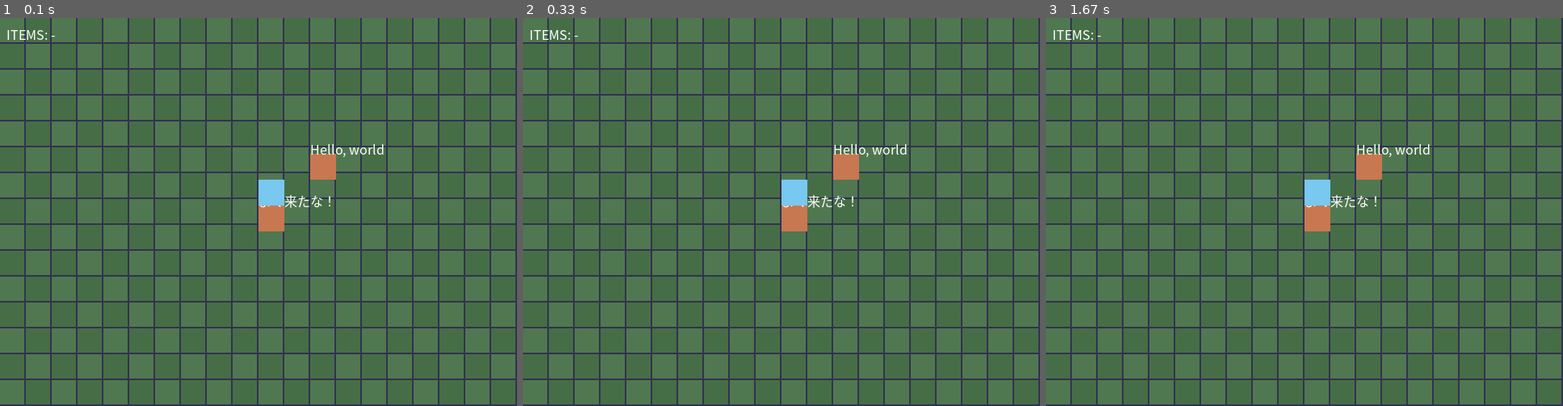
Above: before the commit, frames 1-3 (left to right).
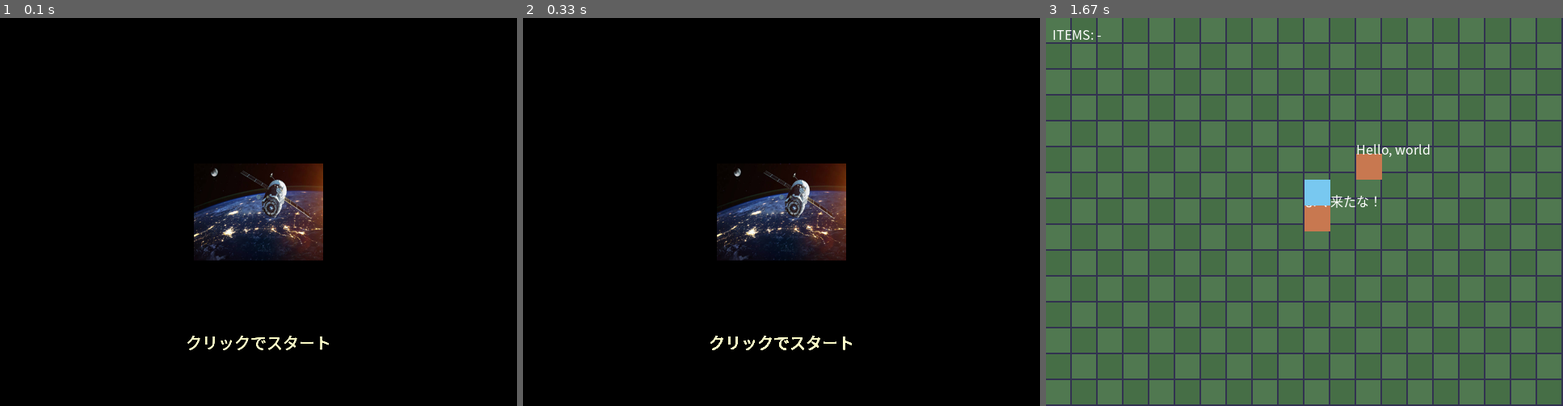
Above: after the commit, the same moments.

Repository: pantsman-jp/PBL_Game
Game: pygame game, started from main.py
Same seed, same stepped clock (60 frames per second), same inputs: the game is played once before the commit and once after it.
Inputs (mouse positions are in pixels of both pictures, inside the frame that each line leads up to):
- Up to frame 1 (0.1 s): no input
- Up to frame 2 (0.33 s): no input
- Up to frame 3 (1.67 s): click (1304, 212) at 0.38 s; hold S 0.67-1.13 s; hold Right 0.67-1.13 s

The runs differ from the first frame. In frame 1, 100% of the frame differs, in the area x 0-100%, y 0-100%; in frame 2, 100%; in frame 3, nothing differs.

Commit message:
kidou gamen

Diff:
--- a/app.py
+++ b/app.py
@@ -1,6 +1,7 @@
 """
 アプリケーションクラス（pygame版） | app.py
 ウィンドウ初期化、サブモジュール生成、メインループを担当します．
+シーン管理（タイトル／ゲーム本編）機能を追加．
 """
 
 import os
@@ -15,85 +16,159 @@
 WIDTH, HEIGHT = 640, 480
 FPS = 60
 
+# シーン定義
+SCENE_TITLE = 0  # タイトル画面
+SCENE_GAME = 1  # ゲーム本編
+
 
 class App:
     def __init__(self):
         # pygame 初期化
         pygame.init()
         self.key_tracker = KeyTracker()
-        # --- 将来的な BGM/SE 対応 ---
+
+        # --- BGM/SE 対応 ---
+        # (シーン切り替え時に音楽を再生すると良いでしょう)
         # pygame.mixer.init()
-        # pygame.mixer.music.load(os.path.join("assets", "bgm_field.ogg"))
-        # pygame.mixer.music.play(-1)
 
         # ウィンドウ作成
         self.screen = pygame.display.set_mode((WIDTH, HEIGHT))
         pygame.display.set_caption("Tiny Quiz Field - pygame")
         self.clock = pygame.time.Clock()
 
-        # フォント設定（TTFがあるならそちらを優先）
-        # フォントファイルを用意していれば paths に置いてください
-        font_path = os.path.join("fonts", "NotoSansJP-Regular.otf")
+        # --- フォント設定 ---
+        font_path = os.path.join("assets", "fonts", "NotoSansJP-Regular.otf")
         if os.path.isfile(font_path):
             self.font = pygame.font.Font(font_path, 16)
+            self.title_font = pygame.font.Font(font_path, 32)  # タイトル用
+            self.prompt_font = pygame.font.Font(font_path, 20)  # クリック誘導用
         else:
             self.font = pygame.font.SysFont("meiryo", 16)
+            self.title_font = pygame.font.SysFont("meiryo", 32)
+            self.prompt_font = pygame.font.SysFont("meiryo", 20)
 
-        # ゲーム状態
+        # --- タイトル画面アセット ---
+        self.title_image = None
+        title_img_path = os.path.join("assets", "images", "AS.png")
+        if os.path.isfile(title_img_path):
+            self.title_image = pygame.image.load(title_img_path).convert()
+
+        # --- ゲーム状態 (SCENE_GAME で使用) ---
         self.x = 8  # グリッド座標
         self.y = 8
         self.items = []
 
-        # サブシステム
+        # --- サブシステム (SCENE_GAME で使用) ---
         self.system = System(self)
         self.field = Field(self)
         self.talk = Talk(self)
 
+        # --- シーン管理 ---
+        self.scene_state = SCENE_TITLE  # 初期シーンをタイトルに設定
+        self.running = True
+
+    def start_game(self):
+        """ゲーム本編の初期化（セーブ読み込みなど）"""
         # セーブデータ読み込み（存在すれば復元）
         self.system.load()
-
-        # 内部フラグ
-        self.running = True
+        self.scene_state = SCENE_GAME
+        # --- 将来的に BGM 再生 ---
+        # pygame.mixer.music.load(os.path.join("assets", "sounds", "bgm_field.ogg"))
+        # pygame.mixer.music.play(-1)
 
     def run(self):
         """メインループを開始します"""
         while self.running:
             # dt = self.clock.tick(FPS)
-            self._handle_events()
+            self.clock.tick(FPS)  # FPS制御
+
+            # シーンに応じて処理を分岐
+            events = pygame.event.get()
+            self._handle_events(events)
             self._update()
             self._draw()
+
             pygame.display.flip()
+
         pygame.quit()
         sys.exit()
 
-    def _handle_events(self):
+    def _handle_events(self, events):
         """pygame イベント処理"""
-        for ev in pygame.event.get():
+
+        # --- 全シーン共通イベント ---
+        for ev in events:
             if ev.type == pygame.QUIT:
                 self.running = False
-            elif ev.type == pygame.KEYDOWN:
-                # グローバルキー：Sでセーブ
-                if ev.key == pygame.K_s:
-                    self.system.save()
-                # ESCで終了
-                if ev.key == pygame.K_ESCAPE:
-                    self.running = False
+            if ev.type == pygame.KEYDOWN and ev.key == pygame.K_ESCAPE:
+                self.running = False  # ESCでどこからでも終了
+
+        # --- シーン別イベント ---
+        if self.scene_state == SCENE_TITLE:
+            for ev in events:
+                # マウスクリックでゲーム開始
+                if ev.type == pygame.MOUSEBUTTONDOWN:
+                    self.start_game()  # ゲーム本編の準備をしてシーン切り替え
+
+        elif self.scene_state == SCENE_GAME:
+            for ev in events:
+                if ev.type == pygame.KEYDOWN:
+                    # グローバルキー：Sでセーブ
+                    if ev.key == pygame.K_s:
+                        self.system.save()
 
     def _update(self):
         """1フレームの更新"""
-        keys = self.key_tracker.update()  # ← 変更：1フレーム押下検出
-        self.talk.update(keys)
-        if self.talk.is_active():
-            return
-        self.field.update(keys)
+
+        # --- シーン別更新 ---
+        if self.scene_state == SCENE_TITLE:
+            # タイトル画面では特に更新処理なし (例: アニメーションなど)
+            pass
+
+        elif self.scene_state == SCENE_GAME:
+            # (既存の更新処理)
+            keys = self.key_tracker.update()  # 1フレーム押下検出
+            self.talk.update(keys)
+            if self.talk.is_active():
+                return
+            self.field.update(keys)
 
     def _draw(self):
         """画面描画"""
-        self.screen.fill((50, 50, 80))  # 背景色
-        self.field.draw(self.screen)
-        # UI（所持アイテム）
-        items_text = "ITEMS: " + ", ".join(self.items) if self.items else "ITEMS: -"
-        surf = self.font.render(items_text, True, (255, 255, 255))
-        self.screen.blit(surf, (8, 8))
-        # 会話ウィンドウは talk.draw() が行う
-        self.talk.draw(self.screen, self.font)
+
+        # --- シーン別描画 ---
+        if self.scene_state == SCENE_TITLE:
+            # --- タイトル画面描画 ---
+            if self.title_image:
+                # 画像を中央に配置
+                rect = self.title_image.get_rect(center=(WIDTH // 2, HEIGHT // 2))
+                self.screen.blit(self.title_image, rect)
+            else:
+                # 画像がない場合は背景色とタイトルテキスト
+                self.screen.fill((20, 20, 40))  # 暗い青
+                title_surf = self.title_font.render(
+                    "KIT Space RPG", True, (255, 255, 255)
+                )
+                rect = title_surf.get_rect(center=(WIDTH // 2, HEIGHT // 2 - 50))
+                self.screen.blit(title_surf, rect)
+
+            # クリック誘導テキスト (点滅)
+            if pygame.time.get_ticks() % 1000 < 500:  # 0.5秒ごとに点滅
+                prompt_surf = self.prompt_font.render(
+                    "クリックでスタート", True, (255, 255, 200)
+                )
+                rect = prompt_surf.get_rect(center=(WIDTH // 2, HEIGHT - 80))
+                self.screen.blit(prompt_surf, rect)
+
+        elif self.scene_state == SCENE_GAME:
+            # --- ゲーム本編描画 (既存の描画処理) ---
+            self.screen.fill((50, 50, 80))  # 背景色
+            self.field.draw(self.screen)
+
+            # UI（所持アイテム）
+            items_text = "ITEMS: " + ", ".join(self.items) if self.items else "ITEMS: -"
+            surf = self.font.render(items_text, True, (255, 255, 255))
+            self.screen.blit(surf, (8, 8))
+
+            # 会話ウィンドウは talk.draw() が行う
+            self.talk.draw(self.screen, self.font)
Binary file added: assets/images/AS.png
